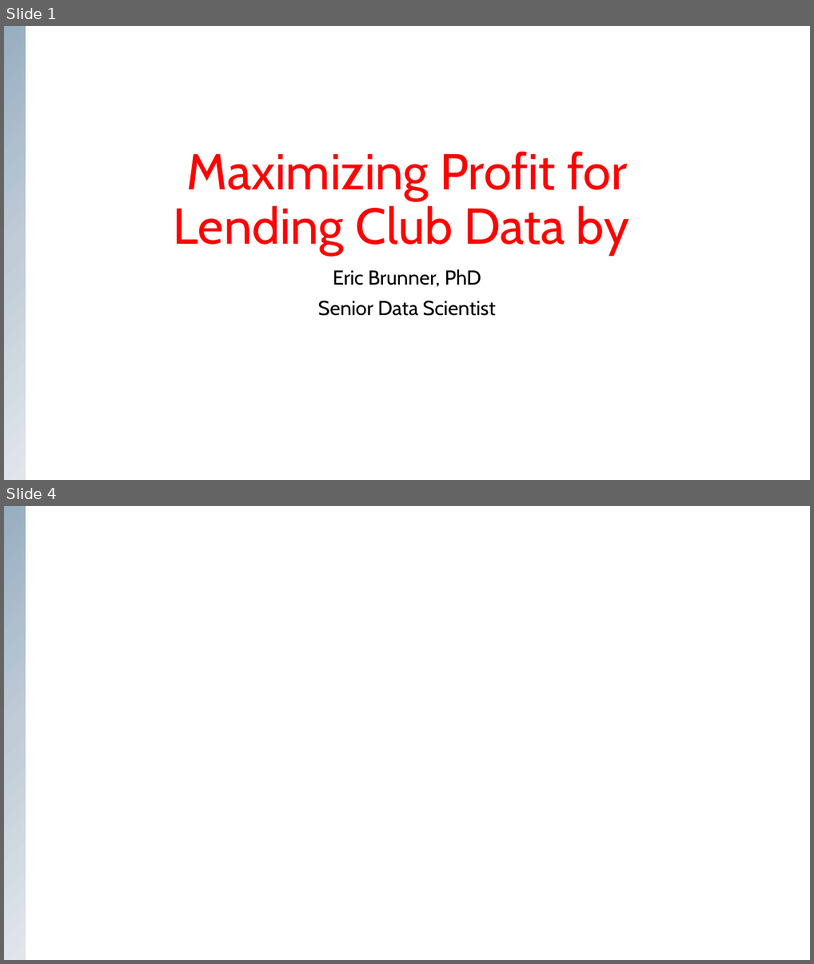
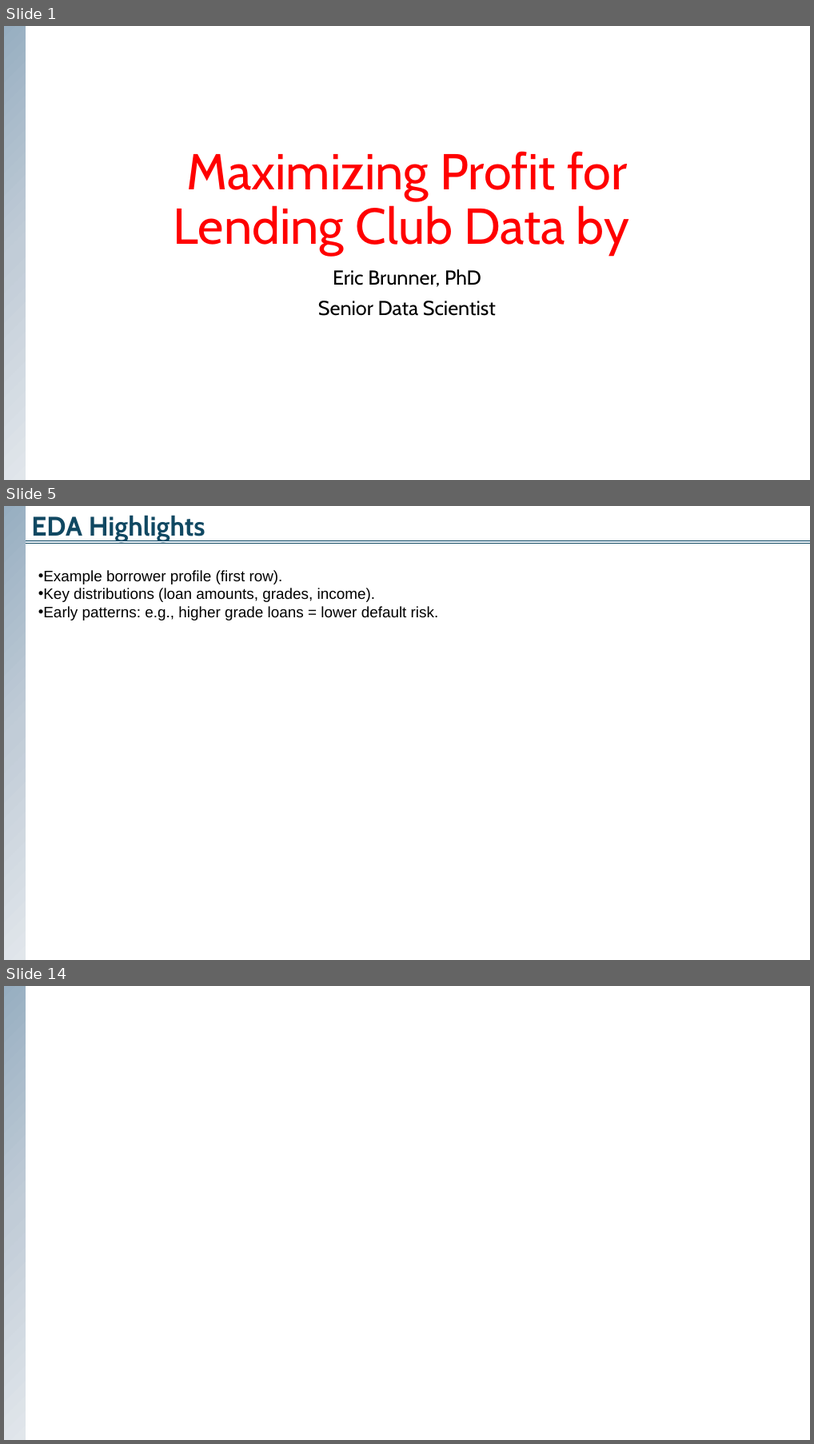
Before and after one commit to 37signals37/lending_club, a slide deck: Maximizing Profit for Lending Club.pptx. Shown one above the other, each under a label of ours: slides 1 and 4 before the commit, slides 1, 5 and 14 after it; the slides between them are not shown. The pictures are 814x964 and 814x1444 pixels, drawn with LibreOffice and Linux fonts; fonts in the diff are those of the drawing. Boxes give left, top, right and bottom in pixels: in the first picture for what was removed or moved away, otherwise in the second. Text is boxed around its words. In the diff, an @@ line names an element or a change of style, - is before the commit and + after.

```diff
--- a/Maximizing Profit for Lending Club.pptx
+++ b/Maximizing Profit for Lending Club.pptx
@@ slide 5 added at bbox=[4, 506, 810, 960], background #FFFFFF @@
@@ group added at bbox=[4, 506, 810, 960]: 3 lines, 1 text, 1 rectangle @@
+EDA Highlights
@@ text added at bbox=[38, 570, 439, 620], 18 pt, text #000000 @@
+• Example borrower profile (first row).
+• Key distributions (loan amounts, grades, income).
+• Early patterns: e.g., higher grade loans = lower default risk.
@@ what was slide 4 is now slide 14 @@
```
Also in this commit, not shown: 1 slide changed, 11 other slides added, 1 slide removed, 5 other files.
